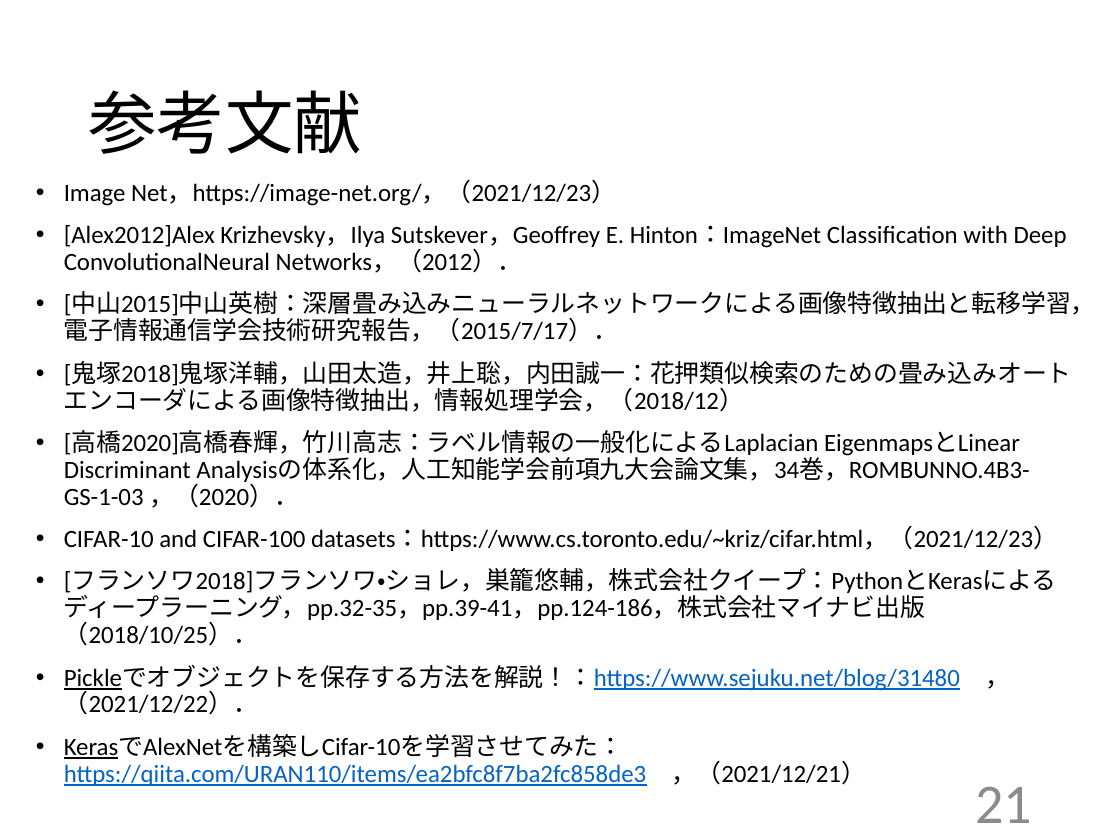
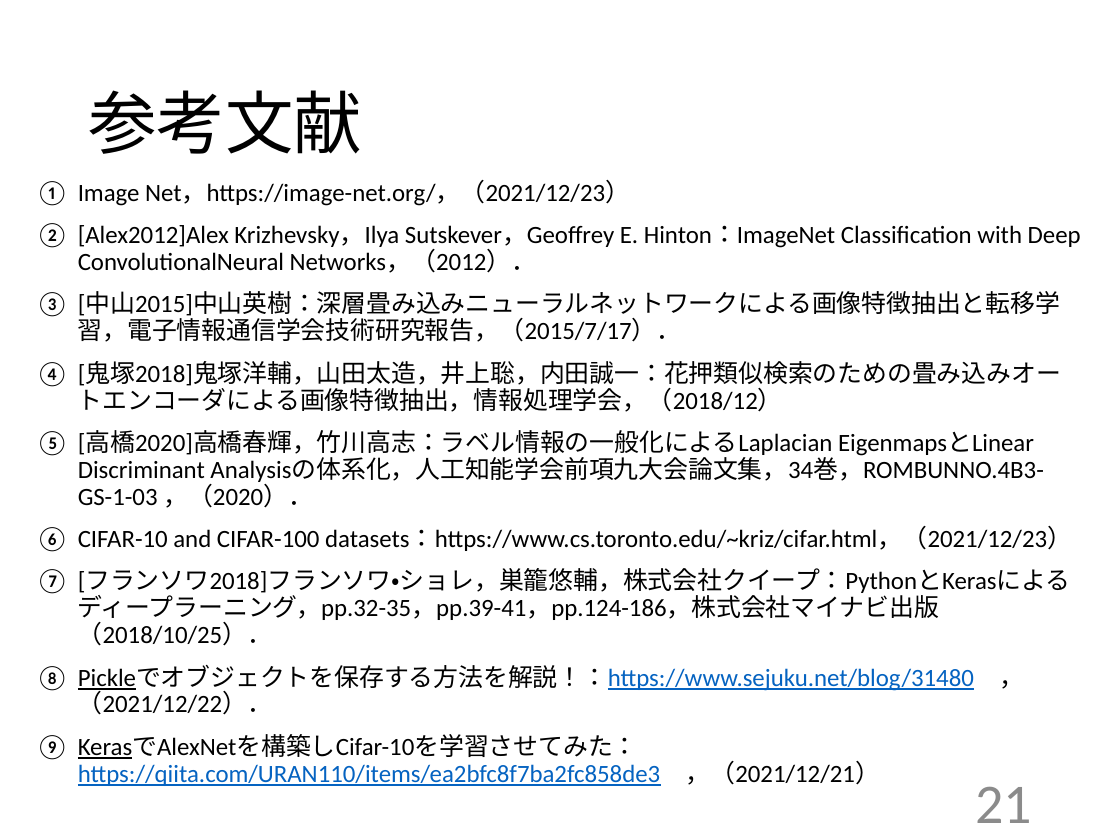
Before and after one commit to kait-takanolab/1821005-yoshioka-thesis, a slide deck: slide 21 of 卒研発表/1821005_yoshioka_thesis.pptx. Drawn at 1120x840 pixels with LibreOffice and Linux fonts; fonts in the diff are those of the drawing. Boxes give left, top, right and bottom in pixels: in the first picture for what was removed or moved away, otherwise in the second. Text is boxed around its words. In the diff, an @@ line names an element or a change of style, - is before the commit and + after.

```diff
--- a/卒研発表/1821005_yoshioka_thesis.pptx
+++ b/卒研発表/1821005_yoshioka_thesis.pptx
@@ text "Image Net，https://image-net.org/，（2021/12/23）" at <box>78,181,1081,786</box>: bullet • to circleNumDbPlain @@
```
Also in this commit, not shown: 6 other slides changed.
